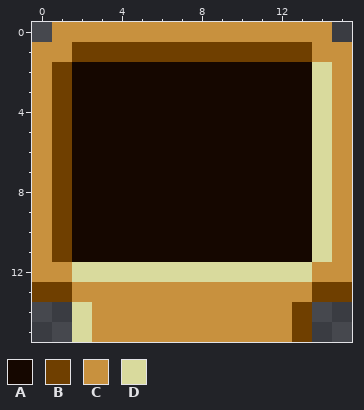
Pixel-art sprite, stored at data/base/gfx/game/sheet/object/item/game/f1.png. The picture above was drawn from the file before the commit.
The file is 16x16 pixels.
Palette (. is transparent): A #150700  B #6f3f00  C #c8913e  D #d9da9d
Pixels before, first column x 0:
 0 .CCCCCCCCCCCCCC.
 1 CCBBBBBBBBBBBBCC
 2 CBAAAAAAAAAAAADC
 3 CBAAAAAAAAAAAADC
 4 CBAAAAAAAAAAAADC
 5 CBAAAAAAAAAAAADC
 6 CBAAAAAAAAAAAADC
 7 CBAAAAAAAAAAAADC
 8 CBAAAAAAAAAAAADC
 9 CBAAAAAAAAAAAADC
10 CBAAAAAAAAAAAADC
11 CBAAAAAAAAAAAADC
12 CCDDDDDDDDDDDDCC
13 BBCCCCCCCCCCCCBB
14 ..DCCCCCCCCCCB..
15 ..DCCCCCCCCCCB..
Once edited:
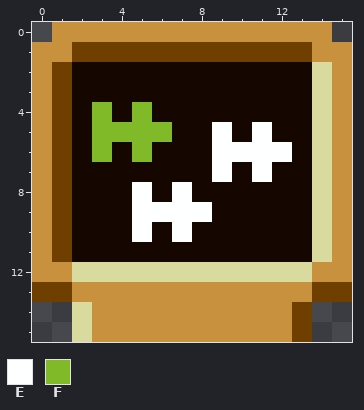
Colours new in this view: E #feffff  F #81ba28
Diff:
Changed rows in their new state; - is an unchanged pixel.
first column x 3:
 4 F-F-------
 5 FFFF--E-E-
 6 F-F---EEEE
 7 ------E-E-
 8 --E-E-----
 9 --EEEE----
10 --E-E-----
